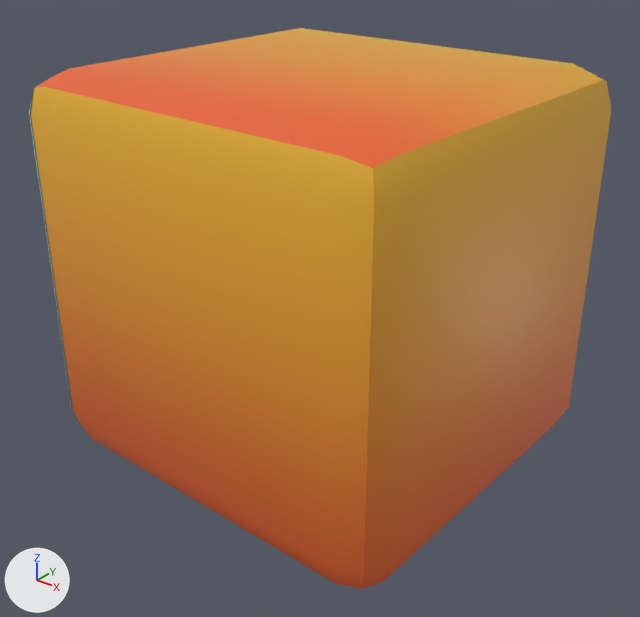
An edit to the FBX model Assets/Arts/Envi/Props/Props_Box_01.fbx, drawn before and after from the same camera.
Rendered twice from a 50 mm lens placed at (0.685, -0.859, 0.736), pointed at (0.017, -0.023, 0.217). Lighting does not change. The marker at lower left points along +X, +Y and +Z. The picture after the commit comes second.

The first picture shows 'Props_Box_01'.
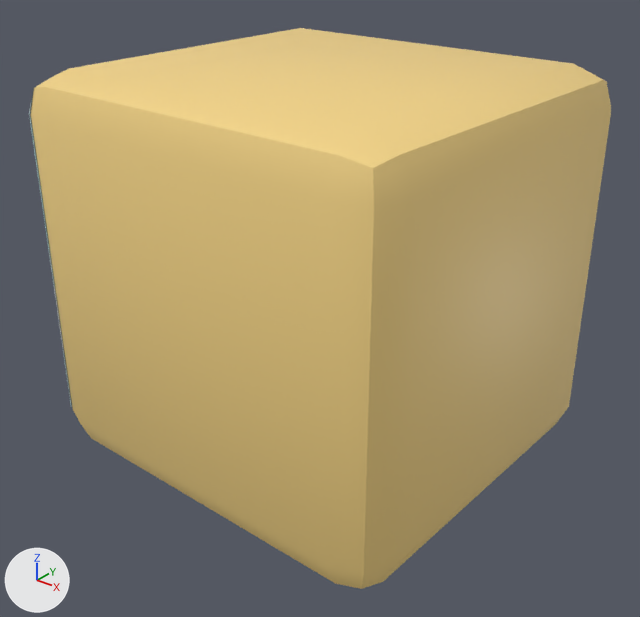
Pixel boxes (x1, y1, x2, y2) of what changed, in the pictures (640 x 617 px):
'Props_Box_01', surface changed (orange to yellow)
    both: (29, 28, 611, 589)

Diff of the bpy script that builds the scene:
```diff
--- a/Assets/Arts/Envi/Props/Props_Box_01.fbx.py
+++ b/Assets/Arts/Envi/Props/Props_Box_01.fbx.py
@@ img_warna_baruuu_png @@
+img_warna_baruuu_png = load_image('warna baruuu.png', '../Texture/warna baruuu.png', 1024, 1024, 'sRGB')
@@ mat_tex_env @@
 mat_tex_env = principled_material('Tex_Env')
-mat_tex_env.texture = img_tex_env_png
+mat_tex_env.texture = img_warna_baruuu_png
```
